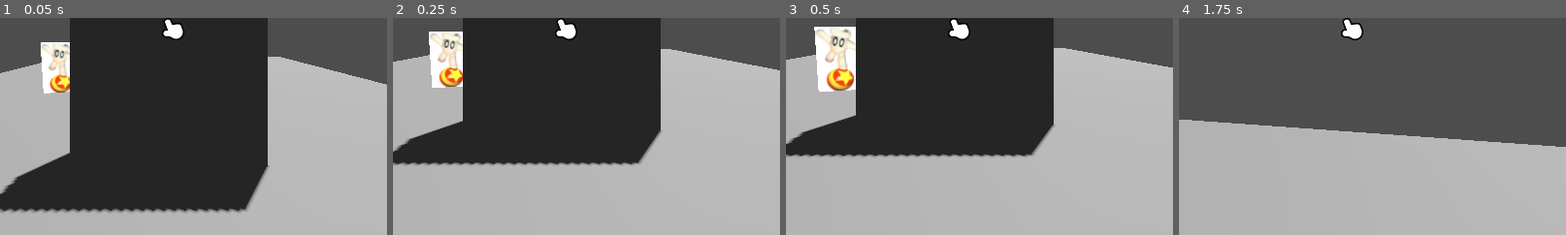
Above: before the commit, frames 1-4 (left to right).
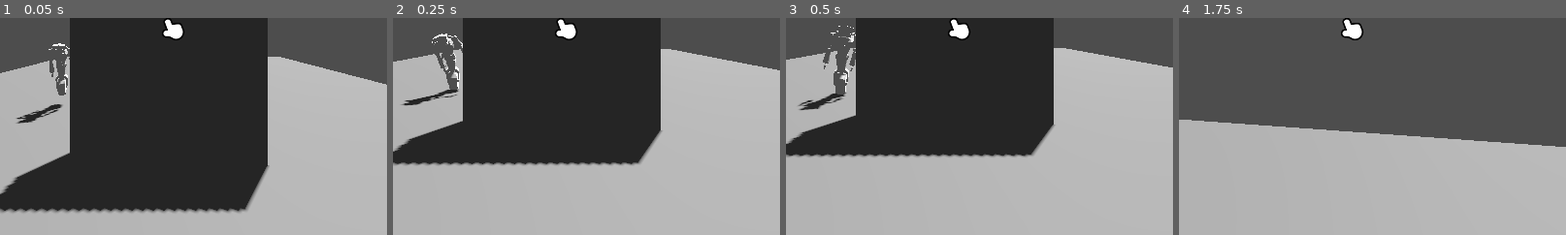
Above: after the commit, the same moments.

Repository: DogeMastr/machines-jam
Game: Godot game, scene res://scenes/test_area.tscn
The game is run twice, just before and just after one commit, with the same random seed, the same clock (stepped at 60 frames per second) and the same inputs. This scene is started directly instead of the project's main scene.
Inputs (mouse positions are % of the whole screen's width and height, from its top left):
- Up to frame 1 (0.05 s): no input
- Up to frame 2 (0.25 s): no input
- Up to frame 3 (0.5 s): no input
- Up to frame 4 (1.75 s): tap Enter (ui_accept) at 0.5 s; move the mouse to (55, 50) at 0.52 s; hold W (move_forward) from 0.53 s (still down); click (55, 50) at 0.67 s; tap Space (jump) at 0.77, 1.52 s; move the mouse to (45, 50) at 1.27 s
The pictures show only the part of the screen within x 28-78%, y 47-97%; the shares and areas given below are measured in that part.

The runs differ from the first frame. In frame 1, 2.1% of the frame differs, in the area x 4-19%, y 11-49%; in frame 2, 2.5%; in frame 3, 3.4%, in the area x 3-19%, y 3-43%; in frame 4, nothing differs.

Commit message:
Anya's Robot is Animated

Diff:
--- a/scenes/enemy.tscn
+++ b/scenes/enemy.tscn
@@ -5,10 +5,10 @@
 [ext_resource type="Script" uid="uid://c3m7tosyk1iir" path="res://scripts/enemy/idle.gd" id="2_4ra3w"]
 [ext_resource type="Script" uid="uid://bhc3c6cgr4aca" path="res://scripts/enemy/spawn.gd" id="3_4ra3w"]
 [ext_resource type="Script" uid="uid://shgflu70ptx7" path="res://scripts/enemy/chase.gd" id="4_5uy6h"]
-[ext_resource type="Texture2D" uid="uid://b6eei1kom3nwb" path="res://assets/sprites/glove.png" id="5_c4w8v"]
 [ext_resource type="Script" uid="uid://dl5hur3rtdada" path="res://scripts/enemy/explode.gd" id="5_xwavj"]
+[ext_resource type="PackedScene" uid="uid://bjsf40peiasa6" path="res://assets/models/robotguyAnimated.fbx" id="7_nenq2"]
 
-[sub_resource type="CapsuleShape3D" id="CapsuleShape3D_8tegq"]
+[sub_resource type="CapsuleShape3D" id="CapsuleShape3D_md484"]
 
 [node name="Enemy" type="CharacterBody3D" unique_id=80878534]
 collision_layer = 17
@@ -34,11 +34,11 @@
 script = ExtResource("5_xwavj")
 
 [node name="CollisionShape3D" type="CollisionShape3D" parent="." unique_id=1157946060]
-shape = SubResource("CapsuleShape3D_8tegq")
+shape = SubResource("CapsuleShape3D_md484")
 
 [node name="NavigationAgent3D" type="NavigationAgent3D" parent="." unique_id=1875910521]
 unique_name_in_owner = true
 
-[node name="Sprite3D" type="Sprite3D" parent="." unique_id=2054805789]
-transform = Transform3D(0.46, 0, 0, 0, 0.46, 0, 0, 0, 0.46, 0, 0, 0)
-texture = ExtResource("5_c4w8v")
+[node name="Model" parent="." unique_id=2142310012 instance=ExtResource("7_nenq2")]
+unique_name_in_owner = true
+transform = Transform3D(0.5, 0, 0, 0, 0.5, 0, 0, 0, 0.5, 0, -1.034128, 0)
--- a/scripts/enemy/chase.gd
+++ b/scripts/enemy/chase.gd
@@ -1,6 +1,11 @@
 extends EnemyState
 
 @export var speed = 4.5
+
+func enter():
+	model.current_animation = "Armature|Walk"
+	model.get_animation("Armature|Walk").loop_mode = (Animation.LOOP_LINEAR)
+	model.play()
 
 func physics_update(delta: float) -> void:
 	if not player:
@@ -12,7 +17,7 @@
 	var direction := (next_pos - body.global_position).normalized()
 
 	body.velocity = direction * speed
-	body.look_at(body.global_position + direction)
+	body.look_at(body.global_position - direction)
 
 	# THIS DOESNT WORK? I THINK I NEED A NAVIGATION ZONE OR SOMETHING I DONT KNOWWWWW
 	#print(direction)
--- a/scripts/enemy/enemy_state.gd
+++ b/scripts/enemy/enemy_state.gd
@@ -4,3 +4,4 @@
 var body: CharacterBody3D
 var nav_agent: NavigationAgent3D
 var player: CharacterBody3D
+var model: AnimationPlayer
--- a/scripts/enemy/enemy_statemachine.gd
+++ b/scripts/enemy/enemy_statemachine.gd
@@ -11,6 +11,7 @@
 			child.player = player
 			child.nav_agent = %NavigationAgent3D
 			child.body = self.get_parent()
+			child.model = %Model/AnimationPlayer
 
 	if inital_state:
 		current_state = inital_state
@@ -20,4 +21,4 @@
 	if current_state:
 		current_state.physics_update(delta)
 
-	#print(current_state)
+	print(%Model/AnimationPlayer.current_animation)
--- a/scripts/enemy/idle.gd
+++ b/scripts/enemy/idle.gd
@@ -1,4 +1,8 @@
 extends EnemyState
+
+func enter():
+	model.current_animation = "Armature|Idle"
+	model.play()
 
 func physics_update(delta):
 	check_states()
Binary file added: assets/models/robotguyAnimated.fbx
Not shown, added: assets/models/robotguyAnimated.fbx.import
